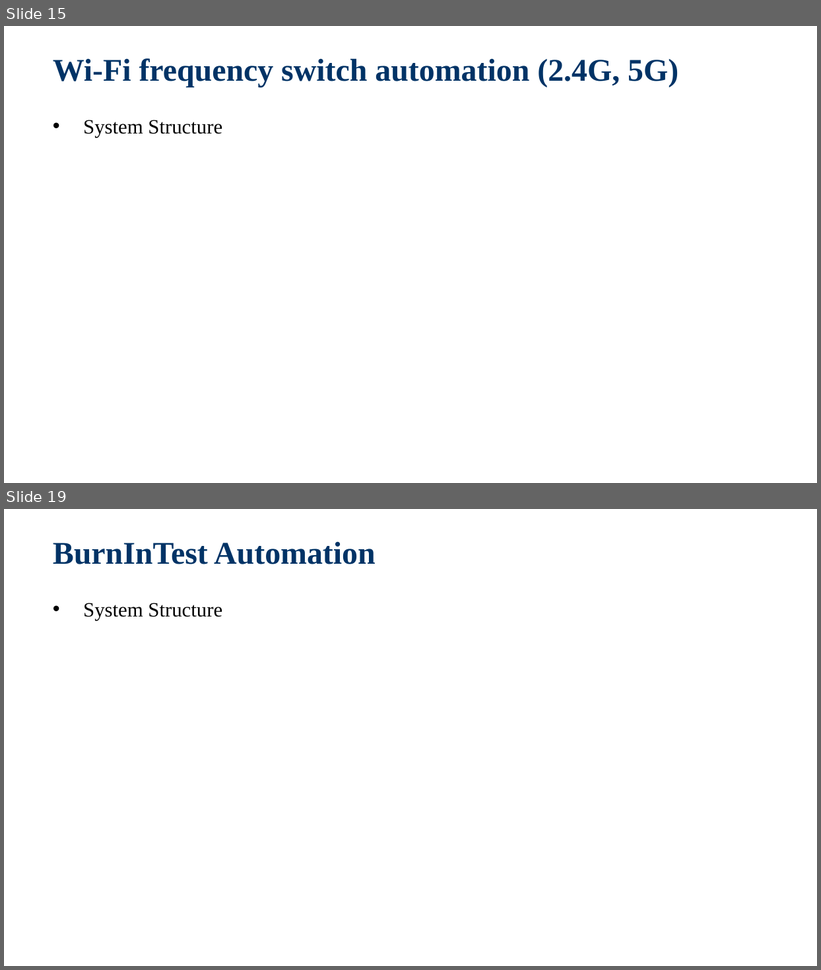
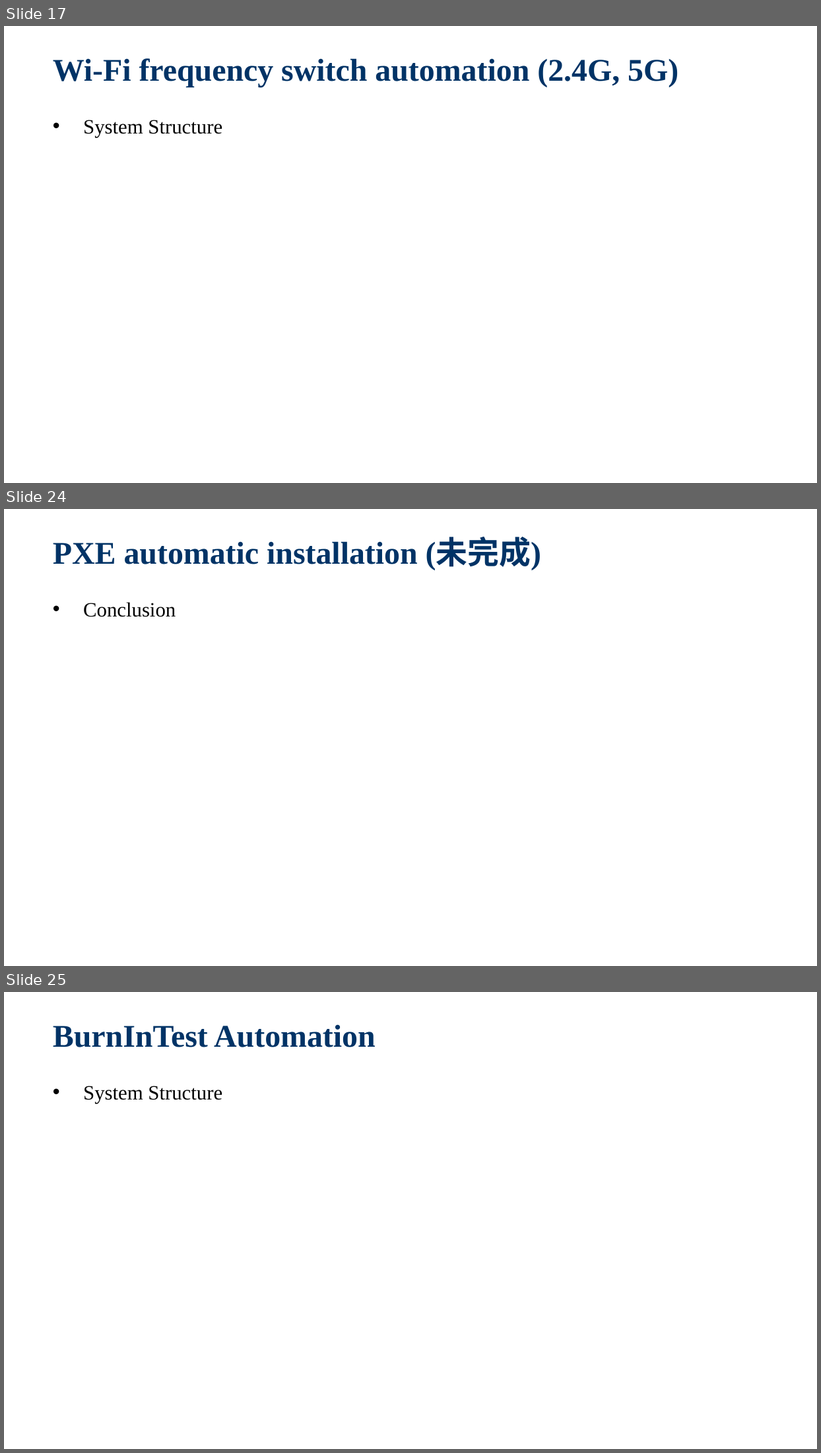
Before and after one commit to jackiejay888/automation, a slide deck: kpi/Test Automation_Demo.pptx. Shown one above the other, each under a label of ours: slides 15 and 19 before the commit, slides 17, 24 and 25 after it; the slides between them are not shown. The pictures are 821x970 and 821x1453 pixels, drawn with LibreOffice and Linux fonts; fonts in the diff are those of the drawing; background and template pictures are left out. Boxes give left, top, right and bottom in pixels: in the first picture for what was removed or moved away, otherwise in the second. Text is boxed around its words. In the diff, an @@ line names an element or a change of style, - is before the commit and + after.

```diff
--- a/kpi/Test Automation_Demo.pptx
+++ b/kpi/Test Automation_Demo.pptx
@@ slide 24 added at bbox=[4, 509, 817, 966], background picture (left out) @@
@@ title added at bbox=[53, 539, 541, 570], 28 pt, text #003366, bold @@
+PXE automatic installation (未完成)
@@ text added at bbox=[83, 602, 176, 617], 18 pt, text #000000 @@
+  • Conclusion
@@ what was slide 15 is now slide 17 @@
@@ what was slide 19 is now slide 25 @@
```
Also in this commit, not shown: 3 slides changed, 7 other slides added, 2 other files.
